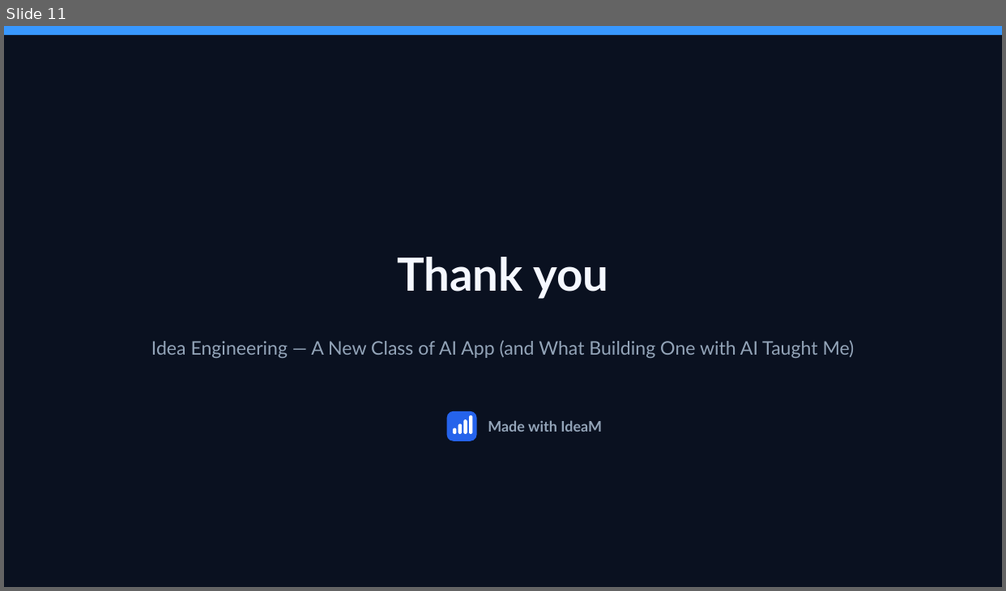
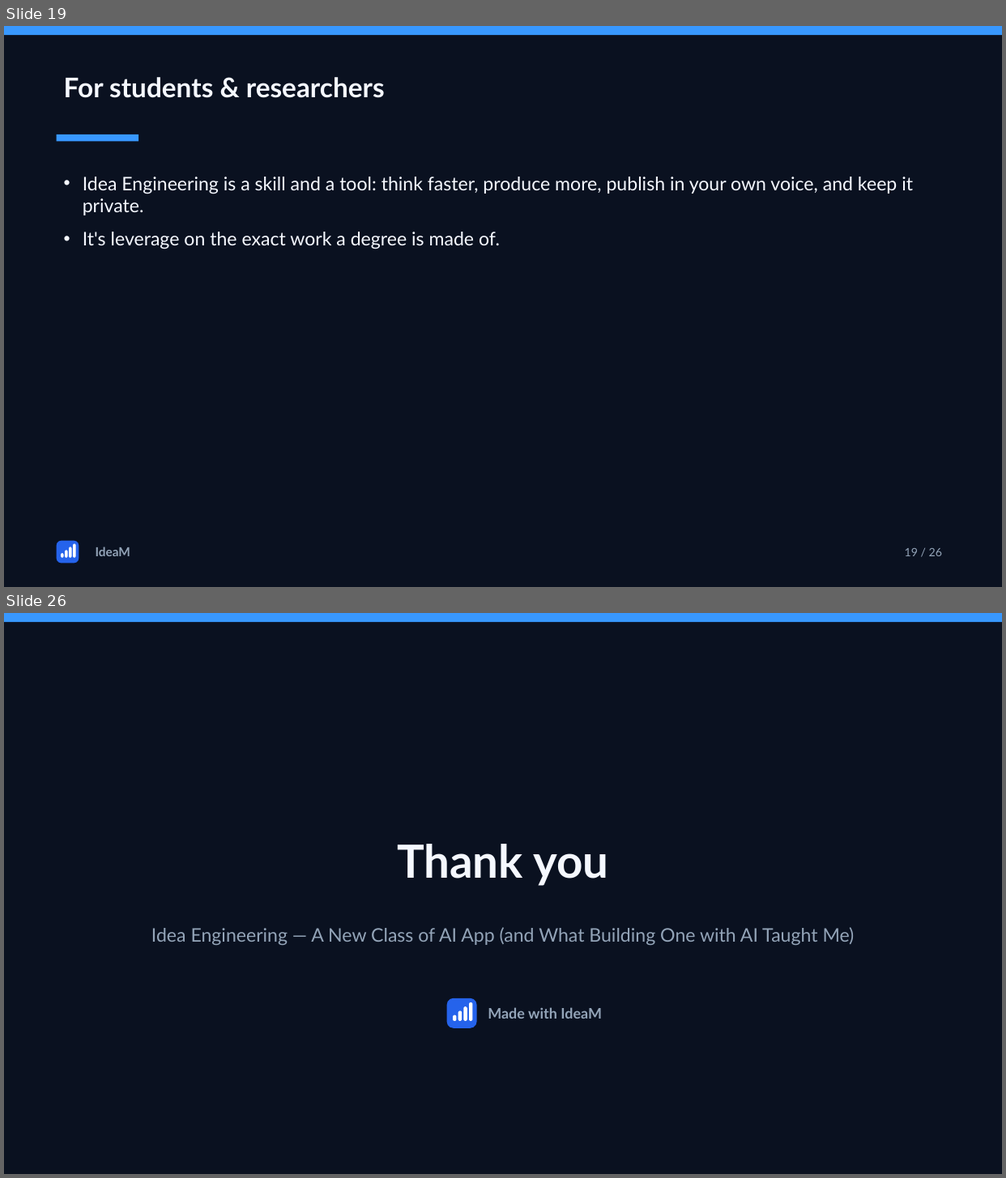
Before and after one commit to hjachter/IdiamPro, a slide deck: public/ideam-seminar.pptx. Shown one above the other, each under a label of ours: slide 11 before the commit, slides 19 and 26 after it; the slides between them are not shown. The pictures are 1006x591 and 1006x1178 pixels, drawn with LibreOffice and Linux fonts; fonts in the diff are those of the drawing. Boxes give left, top, right and bottom in pixels: in the first picture for what was removed or moved away, otherwise in the second. Text is boxed around its words. In the diff, an @@ line names an element or a change of style, - is before the commit and + after.

```diff
--- a/public/ideam-seminar.pptx
+++ b/public/ideam-seminar.pptx
@@ slide 19 added at (4, 26, 1002, 587), background #0A1120 @@
@@ rectangle added at (4, 26, 1002, 35), fill #3898FF @@
@@ text added at (64, 77, 385, 98), 26 pt, text #F5F8FF, bold @@
+For students & researchers
@@ rectangle added at (57, 135, 138, 141), fill #3898FF @@
@@ text added at (83, 177, 913, 250), 18 pt, text #F5F8FF @@
+• Idea Engineering is a skill and a tool: think faster, produce more, publish in your own voice, and keep it private.
+• It's leverage on the exact work a degree is made of.
@@ rounded rectangle added at (57, 541, 79, 564), fill #2563EB @@
@@ rounded rectangle added at (61, 554, 64, 558), fill #FFFFFF @@
@@ rounded rectangle added at (65, 551, 68, 558), fill #FFFFFF @@
@@ rounded rectangle added at (69, 547, 72, 557), fill #FFFFFF @@
@@ rounded rectangle added at (73, 544, 76, 558), fill #FFFFFF @@
@@ text added at (96, 547, 130, 557), 12 pt, text #93A4B8, bold @@
+IdeaM
@@ text added at (905, 548, 942, 557), 11 pt, text #93A4B8 @@
+19 / 26
@@ what was slide 11 is now slide 26 @@
```
Also in this commit, not shown: 9 slides changed, 14 other slides added, 3 other files.
